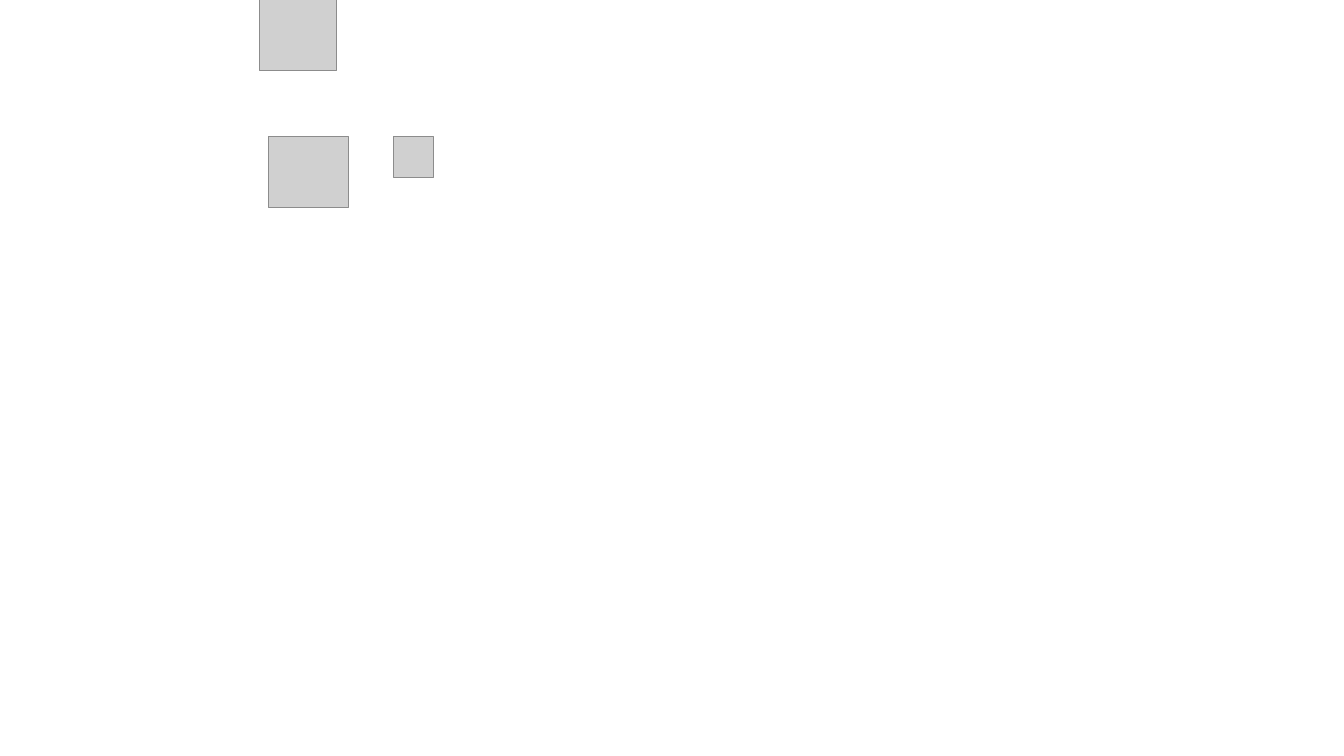
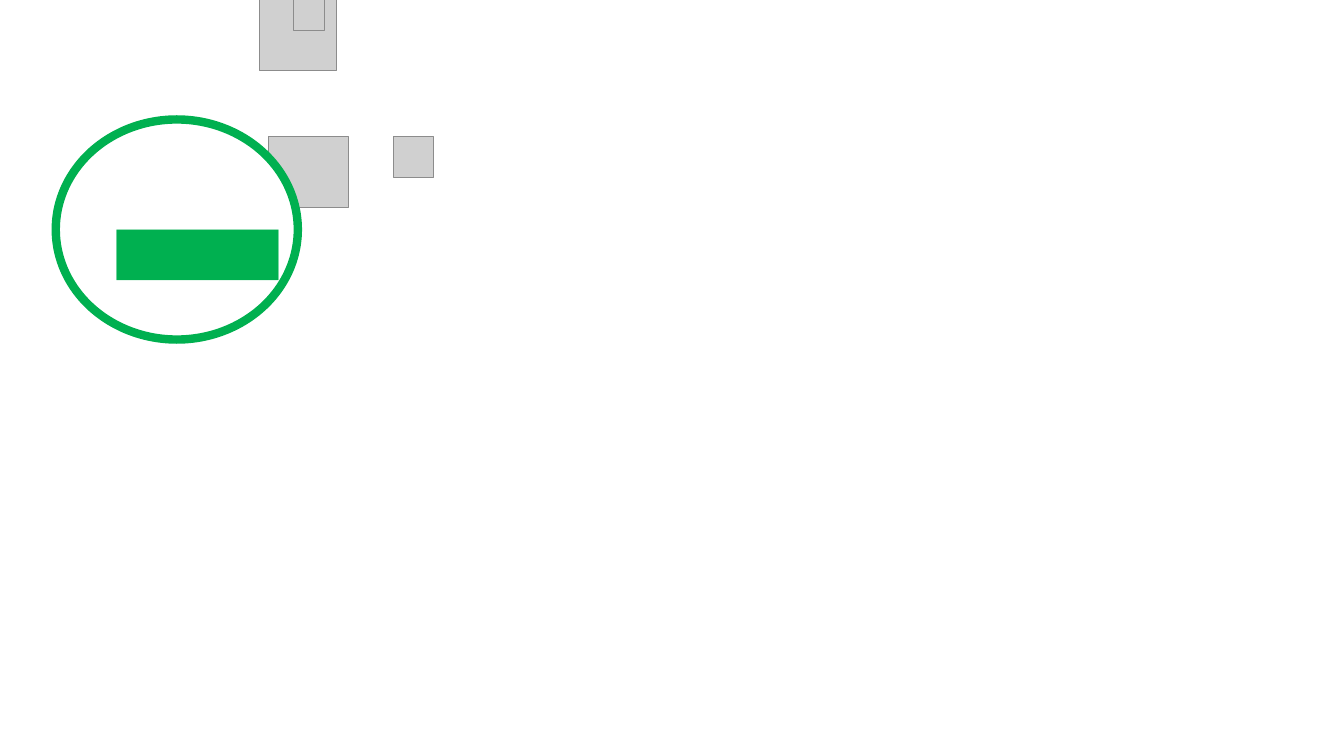
Before and after one commit to Baraaalsaleh/INF202, a slide deck: slide 1 of Images/something.pptx. Drawn at 1344x756 pixels with LibreOffice and Linux fonts; fonts in the diff are those of the drawing; grey boxes stand for pictures; background and template pictures are left out. Boxes give left, top, right and bottom in pixels: in the first picture for what was removed or moved away, otherwise in the second. Text is boxed around its words. In the diff, an @@ line names an element or a change of style, - is before the commit and + after.

```diff
--- a/Images/something.pptx
+++ b/Images/something.pptx
@@ picture added at bbox=[294, 0, 325, 30] @@
@@ ellipse added at bbox=[55, 120, 297, 340], fill #FFFFFF, outline #00B050 6 pt, 496 pt, text #00B050 @@
+-
```
Also in this commit, not shown: 1 slide added, 28 other files.
